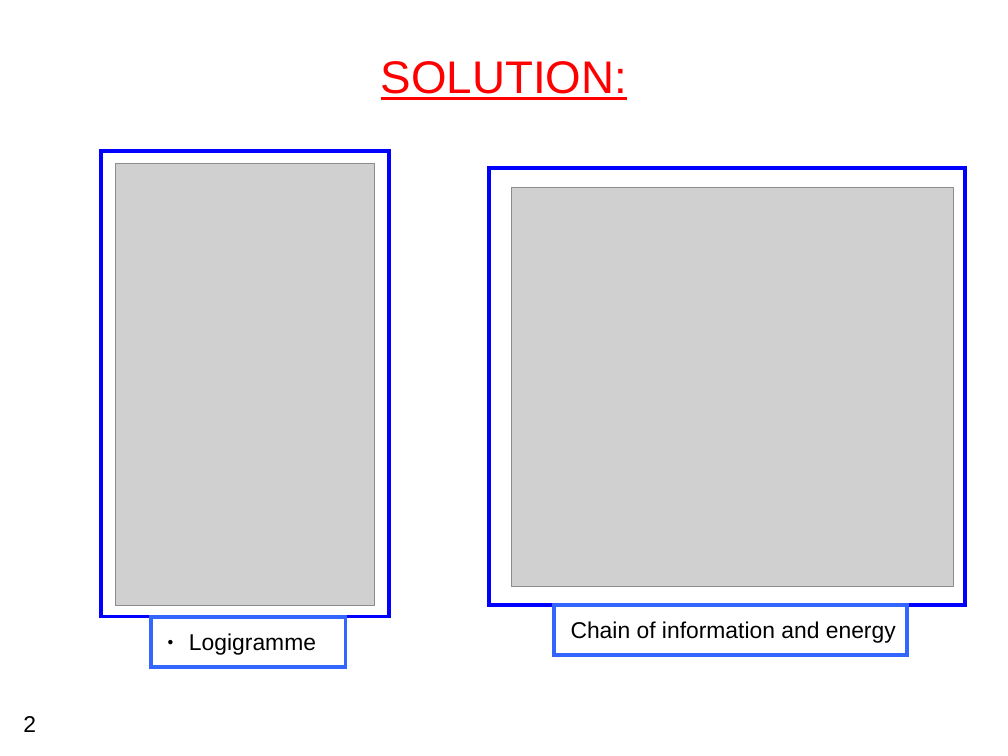
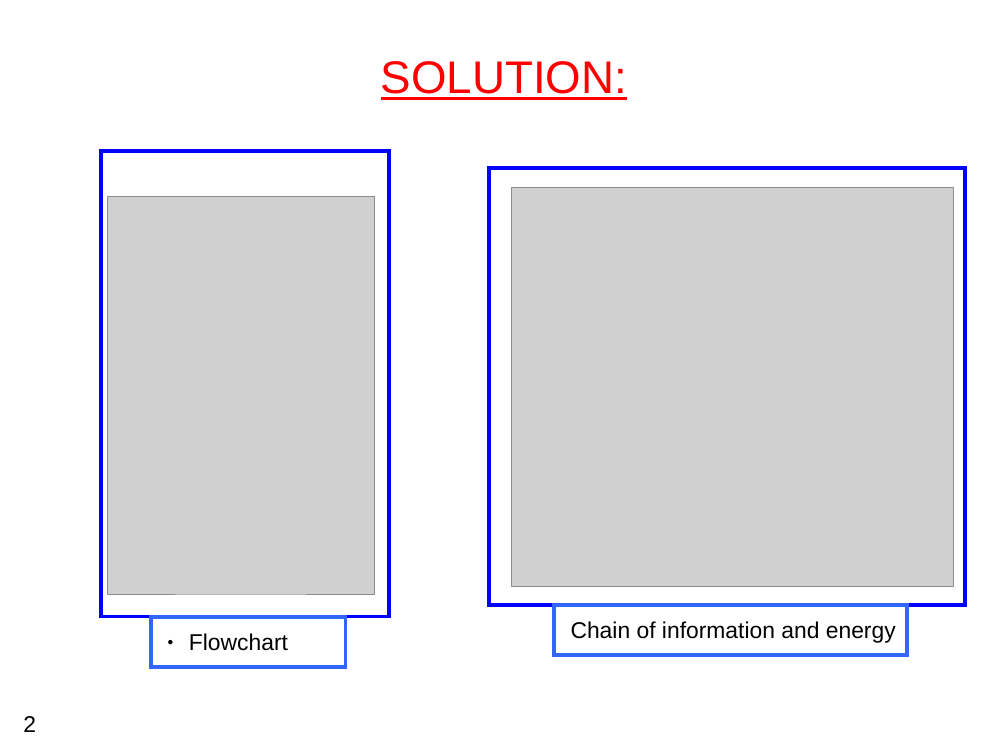
Before and after one commit to lesliesam96/Projet-STI2D, a slide deck: slide 2 of hugo/diapo_ETLV_R2.odp. Drawn at 1008x756 pixels with LibreOffice and Linux fonts; fonts in the diff are those of the drawing; grey boxes stand for pictures. Boxes give left, top, right and bottom in pixels: in the first picture for what was removed or moved away, otherwise in the second. Text is boxed around its words. In the diff, an @@ line names an element or a change of style, - is before the commit and + after.

```diff
--- a/hugo/diapo_ETLV_R2.odp
+++ b/hugo/diapo_ETLV_R2.odp
@@ picture: place and size @@
-picture at (115, 163, 374, 606)
+picture at (108, 197, 375, 595)
@@ text at (189, 633, 288, 651): text changed @@
-● Logigramme
+● Flowchart
```
Also in this commit, not shown: 3 other slides changed.
